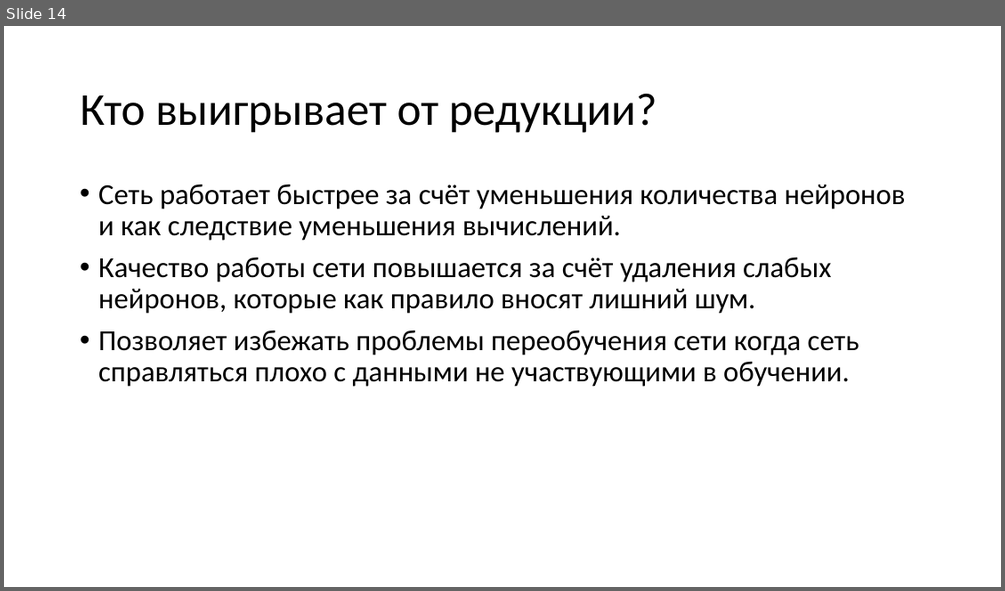
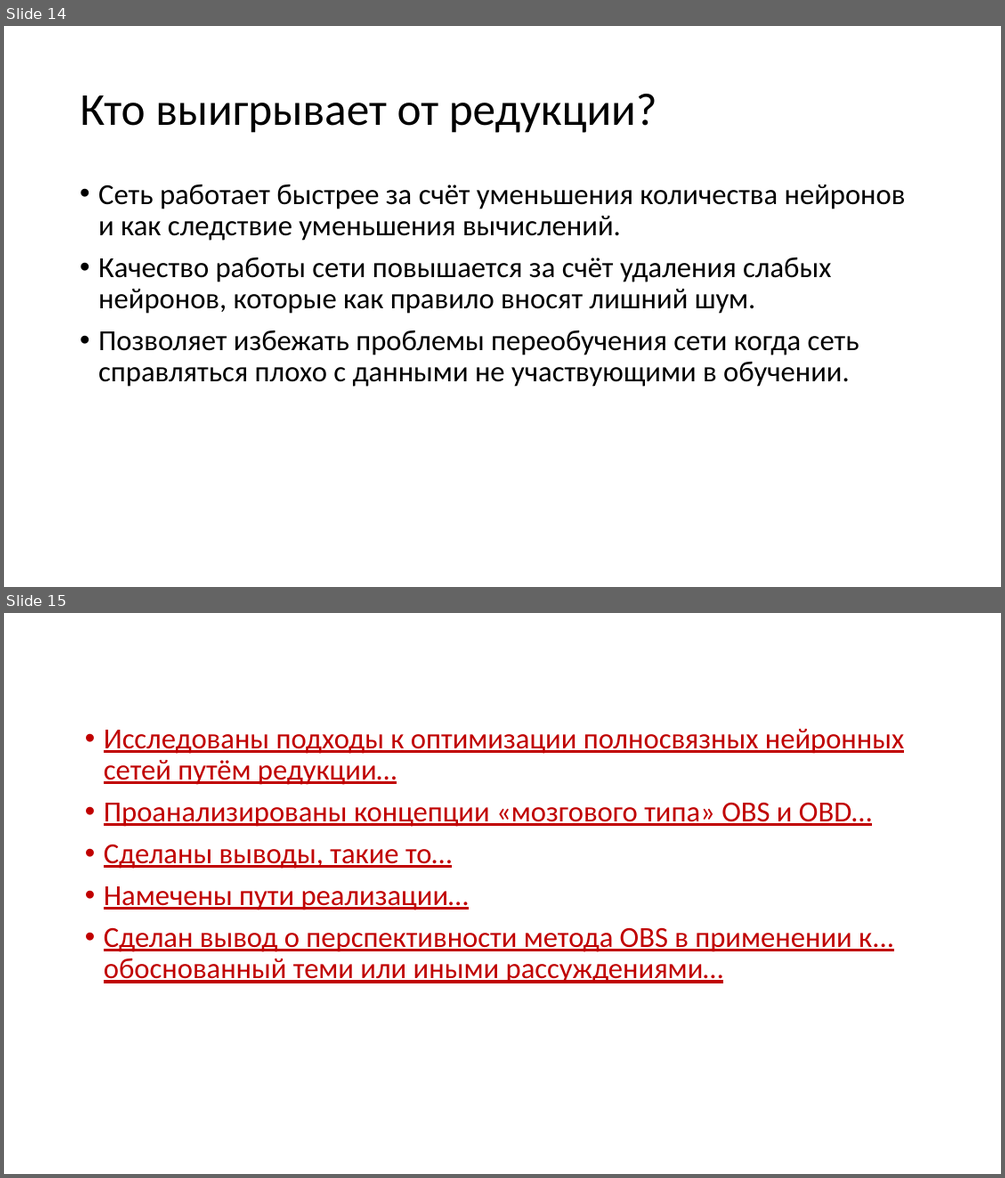
Before and after one commit to sven4500/masters-diploma, a slide deck: Презентация/Пезентация.ppt. Shown one above the other, each under a label of ours: slide 14 before the commit, slides 14 and 15 after it. The pictures are 1005x591 and 1005x1178 pixels, drawn with LibreOffice and Linux fonts; fonts in the diff are those of the drawing. Boxes give left, top, right and bottom in pixels: in the first picture for what was removed or moved away, otherwise in the second. Text is boxed around its words. In the diff, an @@ line names an element or a change of style, - is before the commit and + after.

```diff
--- a/Презентация/Пезентация.ppt
+++ b/Презентация/Пезентация.ppt
@@ slide 15 added at bbox=[4, 613, 1001, 1174], background #FFFFFF @@
@@ text added at bbox=[104, 729, 904, 983], 28 pt, text #C00000, underline @@
+• Исследованы подходы к оптимизации полносвязных нейронных сетей путём редукции…
+• Проанализированы концепции «мозгового типа» OBS и OBD…
+• Сделаны выводы, такие то…
+• Намечены пути реализации…
+• Сделан вывод о перспективности метода OBS в применении к... обоснованный теми или иными рассуждениями…
```
Also in this commit, not shown: 9 slides changed, 1 other slide added, 1 slide removed.
